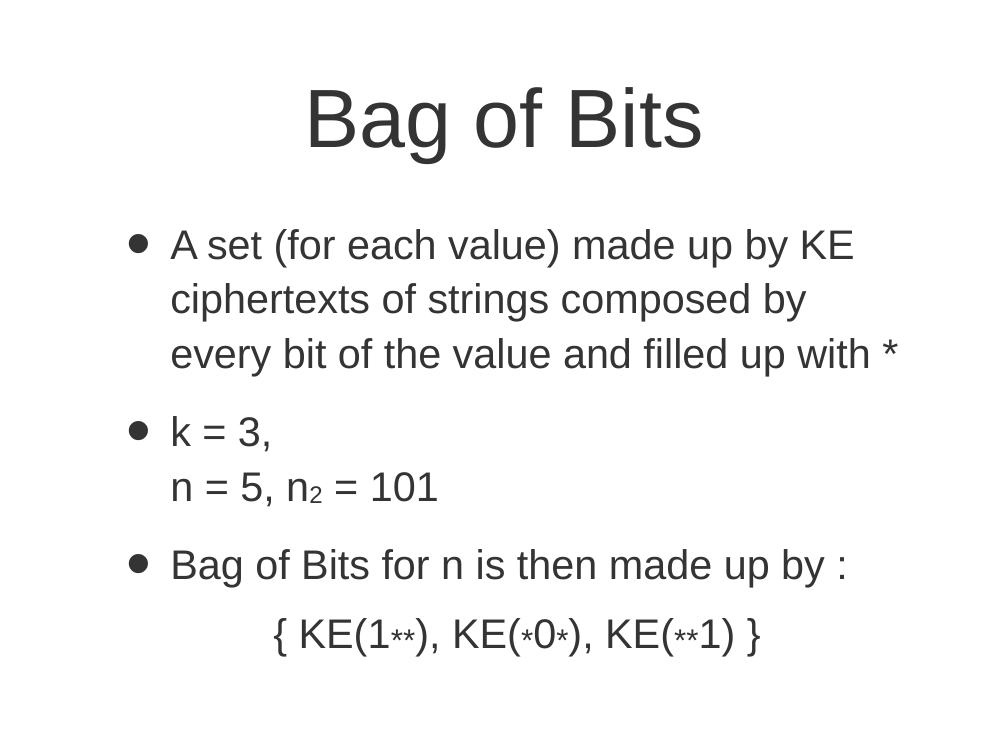
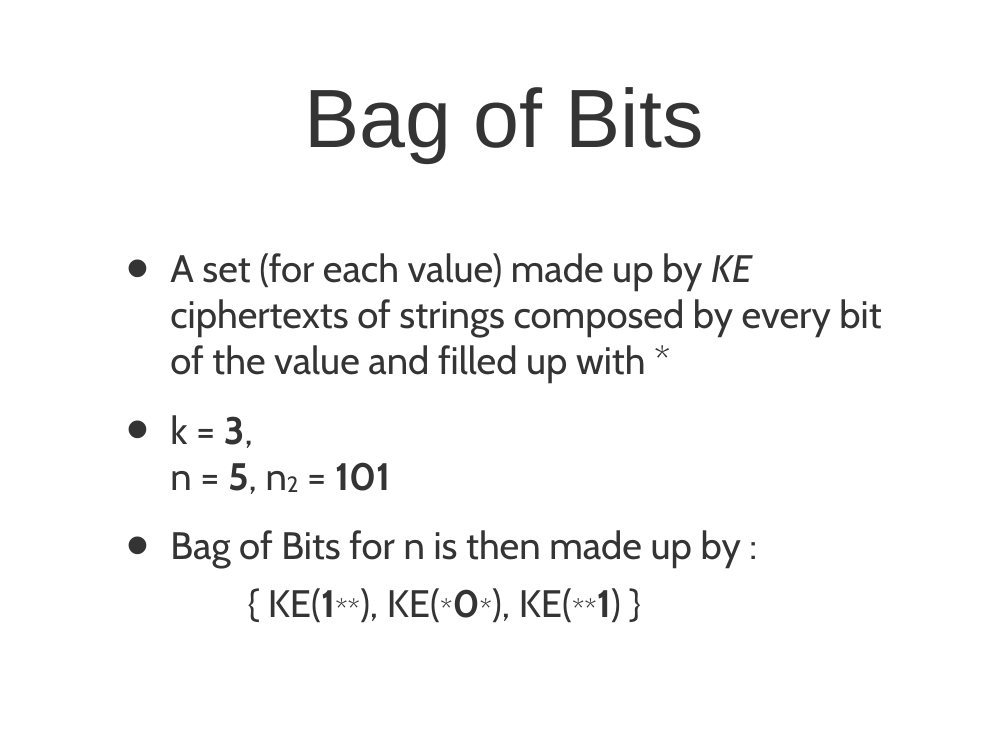
Before and after one commit to rexos/rexos.github.io, a slide deck: slide 15 of presentation.ppt. Drawn at 1008x756 pixels with LibreOffice and Linux fonts; fonts in the diff are those of the drawing. Boxes give left, top, right and bottom in pixels: in the first picture for what was removed or moved away, otherwise in the second. Text is boxed around its words. In the diff, an @@ line names an element or a change of style, - is before the commit and + after.

```diff
--- a/presentation.ppt
+++ b/presentation.ppt
@@ text "A set (for each value) ..." at [170,253,881,623]: size 42 to 38.9 pt, font Arial to Cabin; italic on in "KE"; bold on in "3, 5, 101", "KE(1**), KE(*0*), KE(**1)"; size 55 to 50.9 pt in "KE(1**), KE(*0*), KE(**1)"; line spacing 1.1 to 1 @@
```
Also in this commit, not shown: 15 other slides changed.
